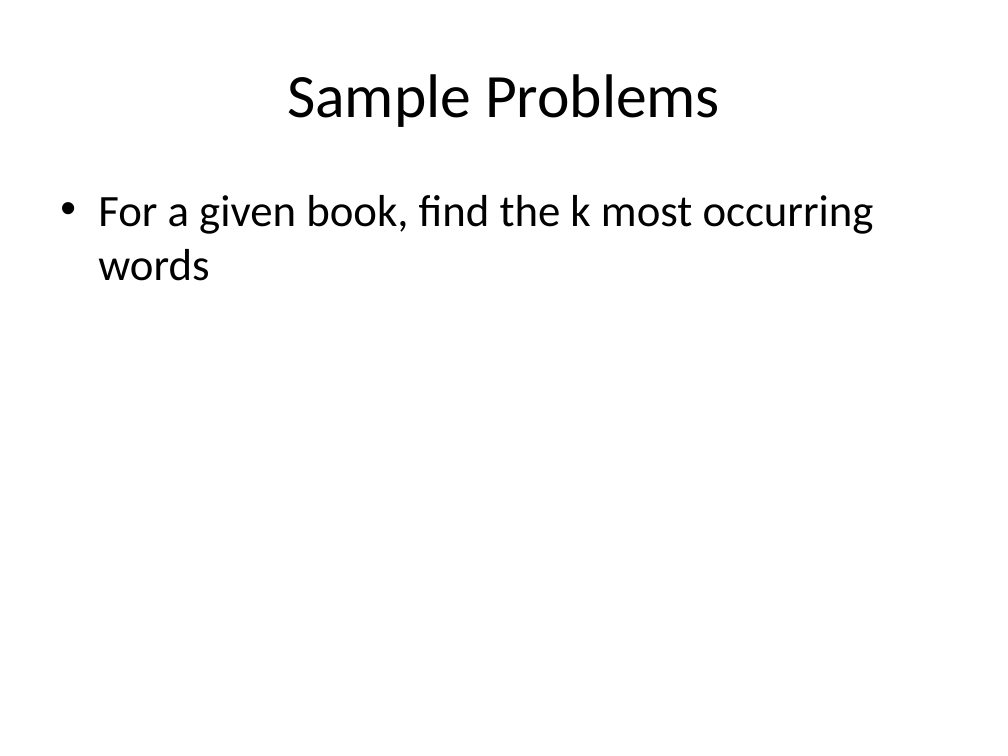
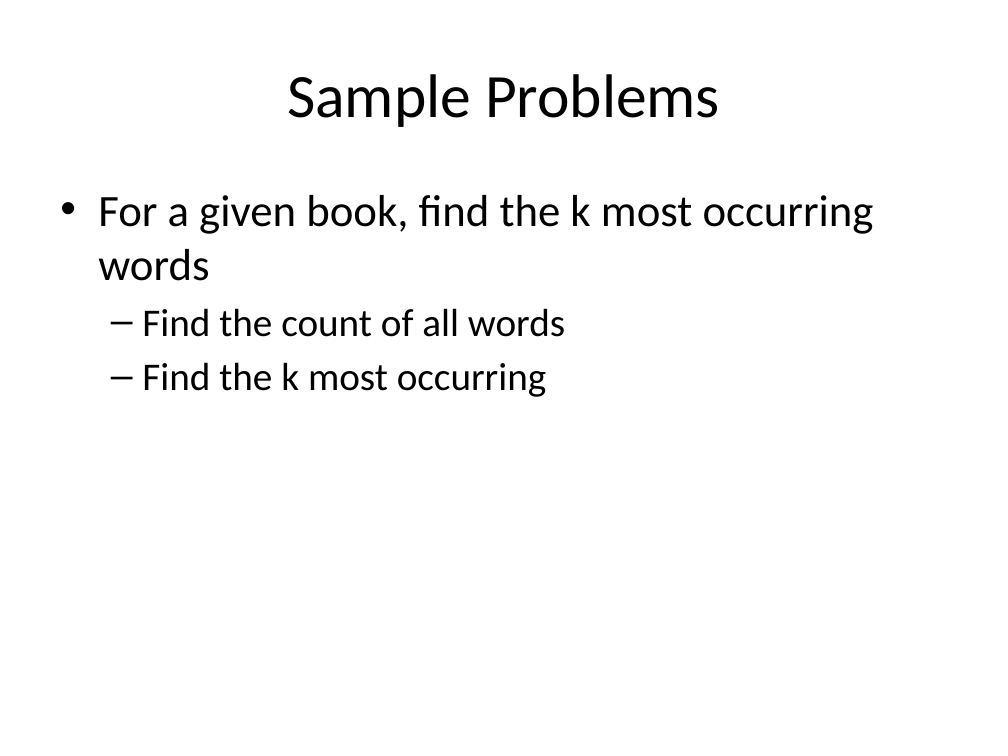
Before and after one commit to rajeshcs/jstalk, a slide deck: slide 31 of JavascriptDS.pptx (slide 26 before the commit). Drawn at 1008x756 pixels with LibreOffice and Linux fonts; fonts in the diff are those of the drawing. Boxes give left, top, right and bottom in pixels: in the first picture for what was removed or moved away, otherwise in the second. Text is boxed around its words. In the diff, an @@ line names an element or a change of style, - is before the commit and + after.

Commit message:
Updated slides

```diff
--- a/JavascriptDS.pptx
+++ b/JavascriptDS.pptx
@@ text at <box>142,308,565,397</box>: paragraphs added @@
+  – Find the count of all words
+  – Find the k most occurring
```
Also in this commit, not shown: 5 other slides changed, 5 slides added, 2 other files.
